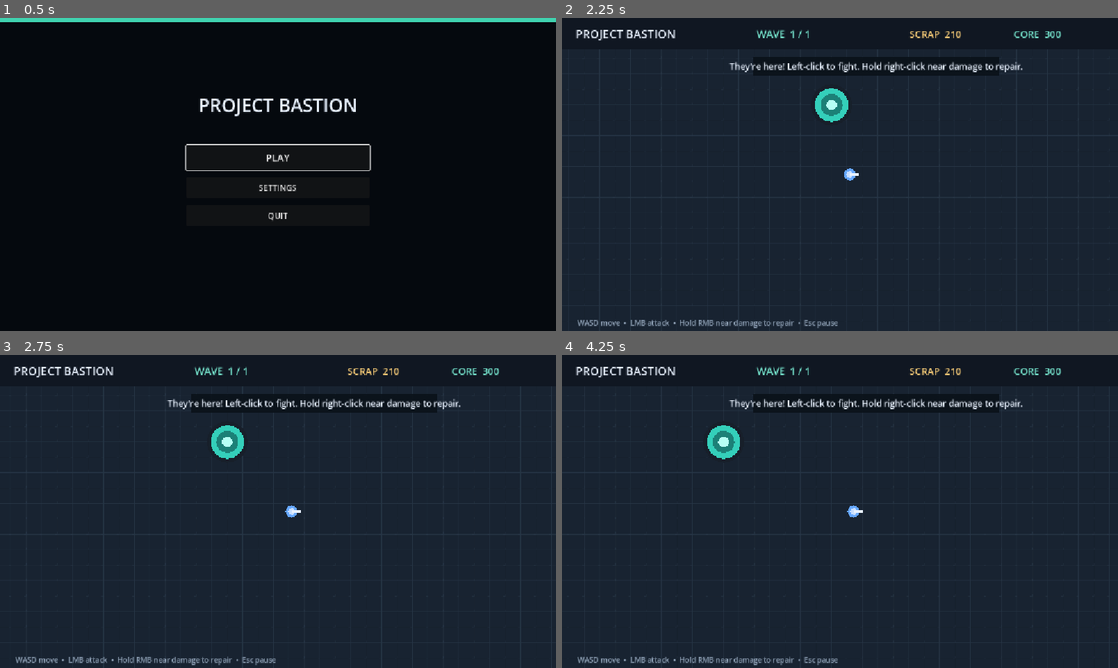
Above: before the commit, frames 1-4 (two rows, left to right).
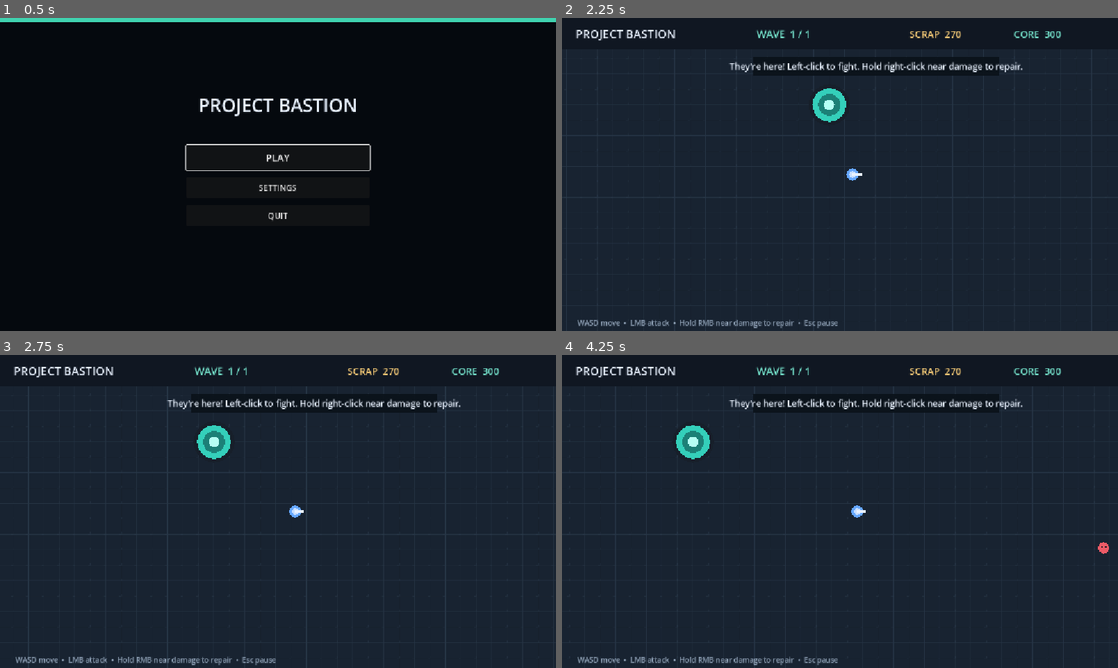
Above: after the commit, the same moments.

Repository: JarredTD/ProjectBastion
Game: Godot game, scene res://scenes/ui/main_menu.tscn
The game is run twice, just before and just after one commit, with the same random seed, the same clock (stepped at 60 frames per second) and the same inputs. Sound files missing from this copy of the repository are replaced by a short silence.
Inputs (mouse positions are in pixels of both pictures, inside the frame that each line leads up to):
- Up to frame 1 (0.5 s): no input
- Up to frame 2 (2.25 s): click "PLAY" at 0.5 s; click "START WAVE [SPACE]" at 1.25 s; tap Enter at 2 s; move the mouse to (962, 158) at 2.02 s; hold D (move_right) from 2.03 s (still down); tap 1 at 2.1 s; click (962, 158) at 2.17 s
- Up to frame 3 (2.75 s): keep holding D (move_right); tap Space at 2.27 s
- Up to frame 4 (4.25 s): release D (move_right) at 2.75 s; tap Enter at 2.75, 3.5 s; drag from (728, 527) to (812, 574) at 2.77 s; move the mouse to (895, 442) at 3.52 s; hold D (move_right) from 3.53 s (still down); tap R at 3.6 s

Frame 1 is identical in both runs. In frame 2, 0.2% of the frame differs, in the area x 12-88%, y 4-88%; in frame 3, 0.8%; in frame 4, 1.1%, in the area x 20-99%, y 4-64%.

Commit message:
fix: tune expanded arena pacing

Diff:
--- a/scripts/actors/player.gd
+++ b/scripts/actors/player.gd
@@ -1,6 +1,6 @@
 extends CharacterBody2D
 
-@export_range(0.0, 1000.0, 1.0) var speed := 190.0
+@export_range(0.0, 1000.0, 1.0) var speed := 240.0
 @export_range(0.0, 1000.0, 1.0) var attack_damage := 30.0
 @export_range(0.0, 1000.0, 1.0) var attack_range := 92.0
 
--- a/scripts/actors/raider.gd
+++ b/scripts/actors/raider.gd
@@ -4,7 +4,7 @@
 signal core_hit(damage: float)
 
 @export_range(1.0, 10000.0, 1.0) var max_health := 72.0
-@export_range(0.0, 1000.0, 1.0) var speed := 39.0
+@export_range(0.0, 1000.0, 1.0) var speed := 58.0
 @export_range(0.0, 1000.0, 1.0) var structure_damage := 13.0
 @export_range(0.0, 1000.0, 1.0) var core_damage := 12.0
 @export_range(0.05, 10.0, 0.05) var attack_interval := 0.75
--- a/scripts/game_config.gd
+++ b/scripts/game_config.gd
@@ -1,7 +1,8 @@
 extends RefCounted
 
 const GRID_SIZE := 32.0
-const BUILD_DURATION := 30.0
-const TOTAL_ENEMIES := 14
-const STARTING_SCRAP := 210.0
+const BUILD_DURATION := 40.0
+const TOTAL_ENEMIES := 18
+const ENEMY_SPAWN_INTERVAL := 0.95
+const STARTING_SCRAP := 270.0
 const MAX_BASE_HP := 300.0
--- a/scripts/managers/wave_director.gd
+++ b/scripts/managers/wave_director.gd
@@ -34,7 +34,7 @@
 	spawn_cooldown -= delta
 	if spawn_cooldown <= 0.0:
 		spawn_raider()
-		spawn_cooldown = 1.25
+		spawn_cooldown = GameConfig.ENEMY_SPAWN_INTERVAL
 
 ## Starts spawning and wakes any raiders already in the scene.
 func start_wave() -> void:
